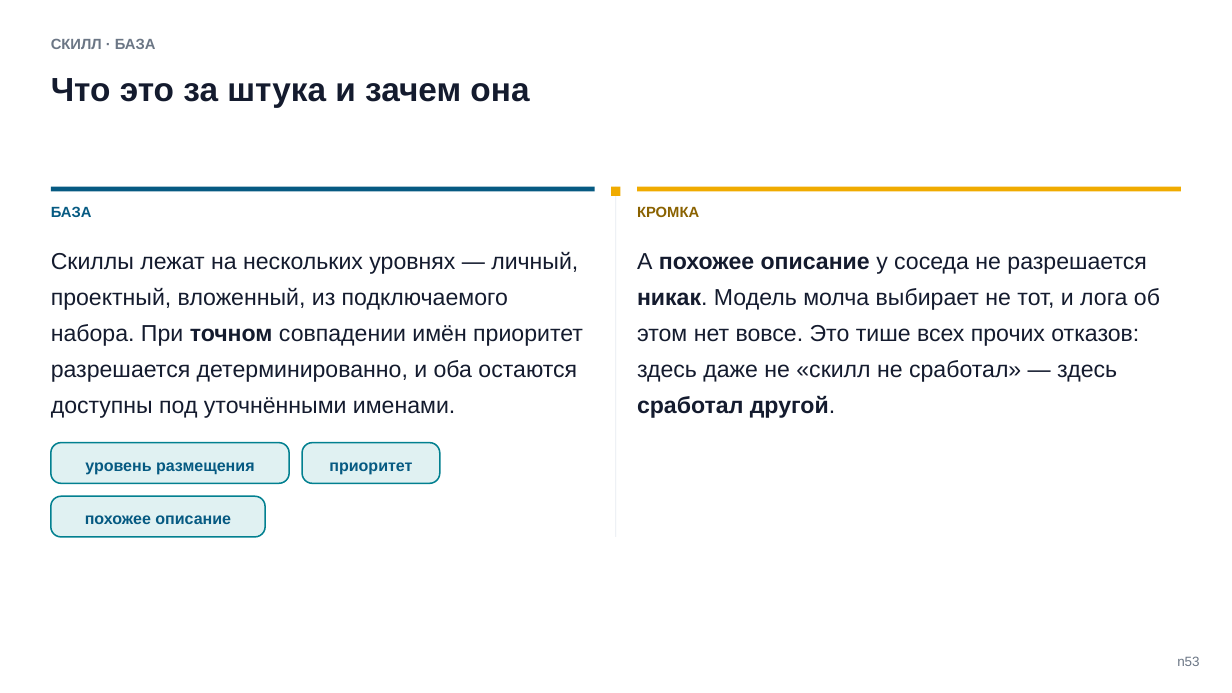
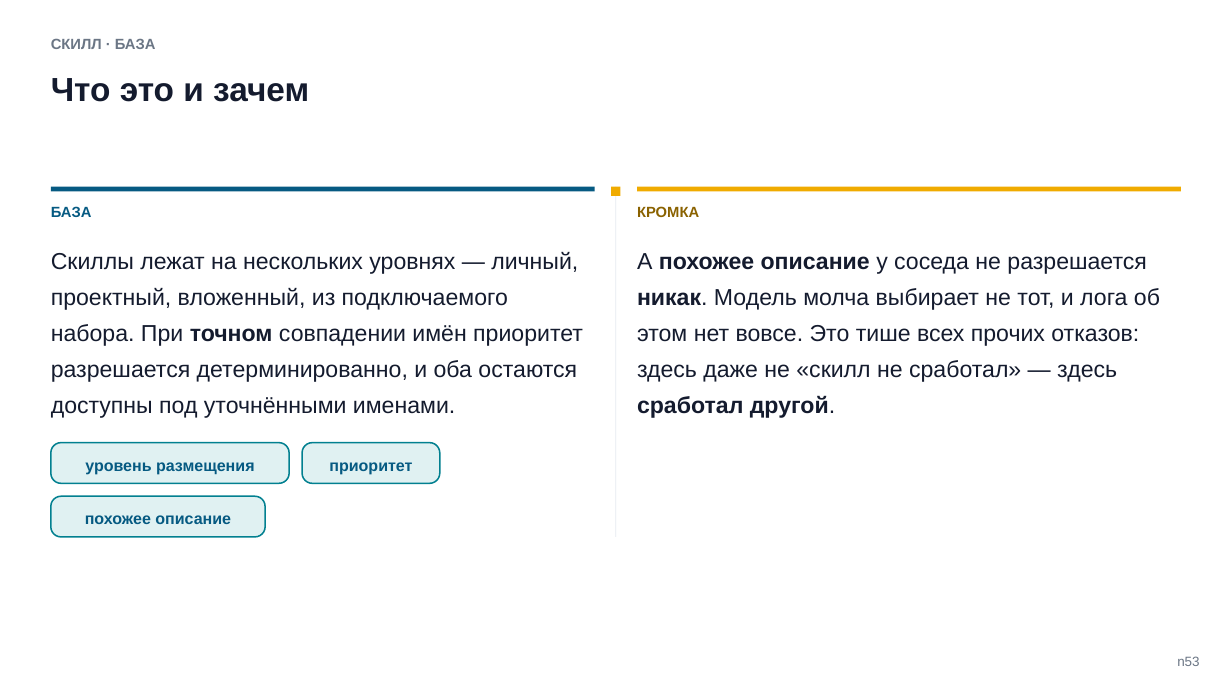
Before and after one commit to tellina-study/AI-usage-lessons, a slide deck: slide 53 of library/seminars/sem-05/rendered/sem-05-n.pptx. Drawn at 1232x693 pixels with LibreOffice and Linux fonts; fonts in the diff are those of the drawing. Boxes give left, top, right and bottom in pixels: in the first picture for what was removed or moved away, otherwise in the second. Text is boxed around its words. In the diff, an @@ line names an element or a change of style, - is before the commit and + after.

```diff
--- a/library/seminars/sem-05/rendered/sem-05-n.pptx
+++ b/library/seminars/sem-05/rendered/sem-05-n.pptx
@@ text at (51,78,309,102): text changed @@
-Что это за штука и зачем она
+Что это и зачем
```
Also in this commit, not shown: 6 other slides changed, 6 other files.
